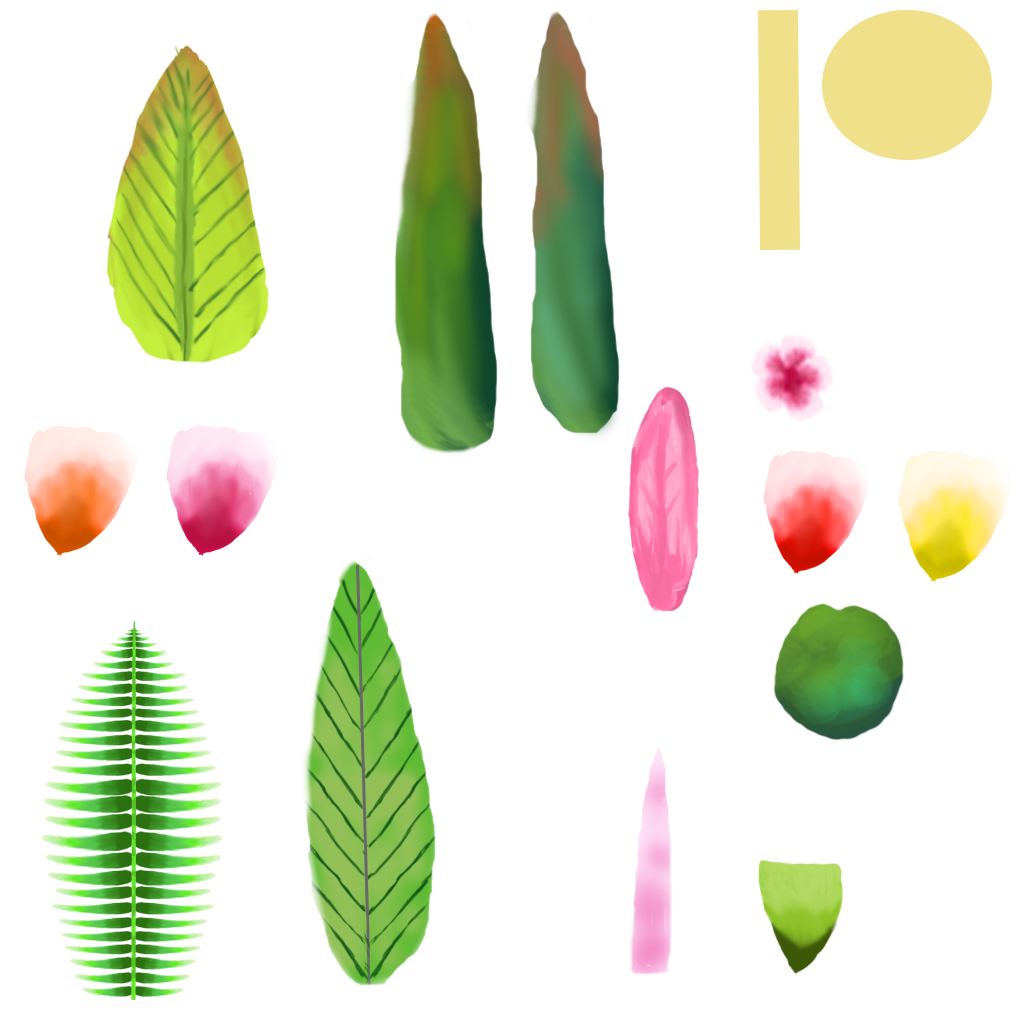
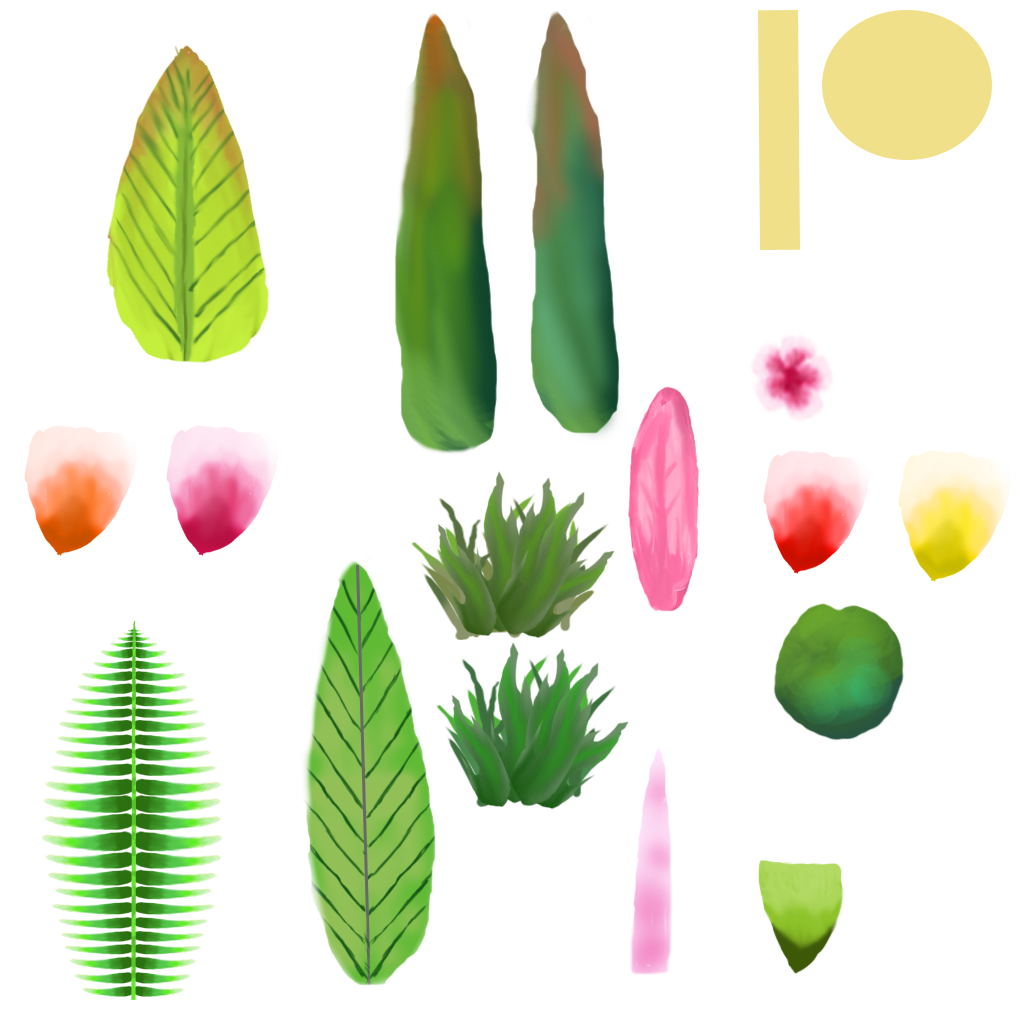
Before/after of a w=1024, h=1024 layered artwork. What changed in the layer stack:
added layer "Layer 7 copy 3" above "Layer 7 copy 2" over [left=451, top=642, right=629, bottom=810]
added layer "Layer 7 copy 2" above "Grass alive" over [left=437, top=471, right=615, bottom=639]
added group "Grass alive" with 3 layers above "Grass dead" over [left=436, top=652, right=618, bottom=807]
added layer "Layer 2" (1st of 2, in "Grass alive") in group "Grass alive" over [left=444, top=657, right=618, bottom=807]
added layer "Layer 4" (1st of 2, in "Grass alive") in group "Grass alive" over [left=443, top=686, right=604, bottom=800]
added layer "Layer 3" (1st of 2, in "Grass alive") in group "Grass alive" over [left=436, top=652, right=590, bottom=800]
added group "Grass dead" with 5 layers over [left=411, top=471, right=615, bottom=664]
added layer "Layer 5" in group "Grass dead" over [left=411, top=477, right=615, bottom=664]
added layer "Layer 2" (2nd of 2, in "Grass dead") in group "Grass dead" over [left=420, top=496, right=611, bottom=640]
added layer "Layer 4" (2nd of 2, in "Grass dead") in group "Grass dead" over [left=418, top=524, right=595, bottom=634]
added layer "Layer 6" in group "Grass dead" over [left=411, top=471, right=615, bottom=653]
added layer "Layer 3" (2nd of 2, in "Grass dead") in group "Grass dead" over [left=411, top=491, right=580, bottom=634]
